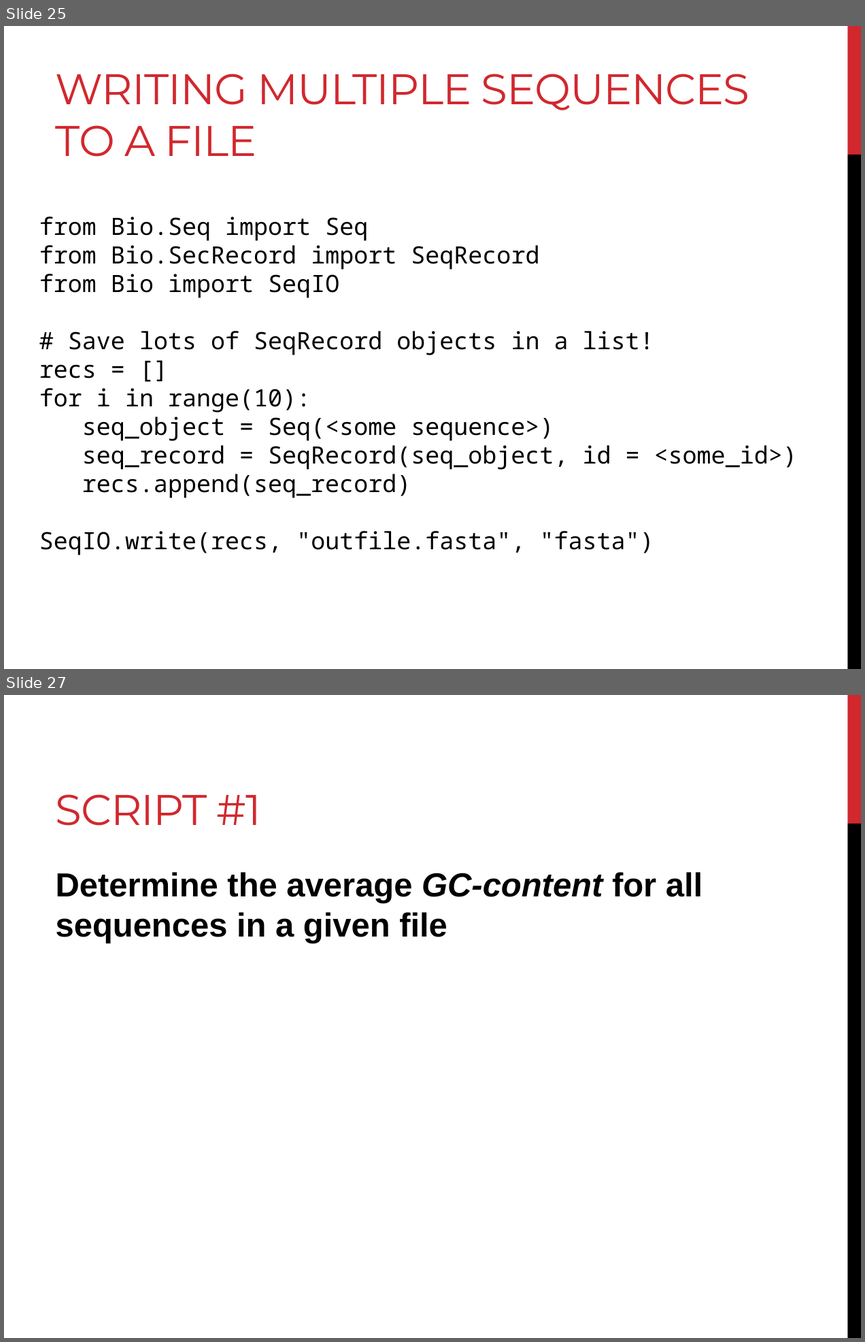
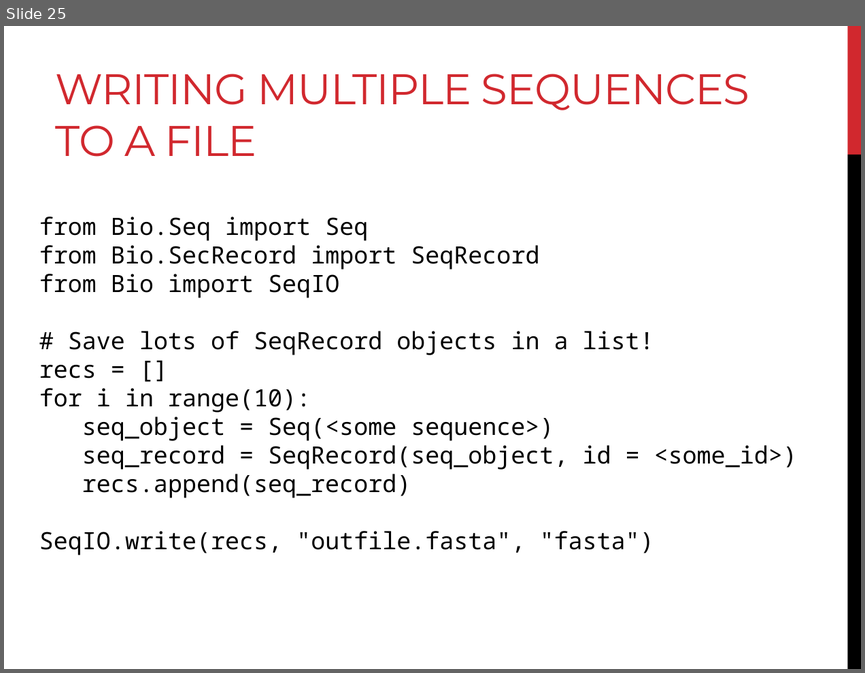
Before and after one commit to BjornFJohansson/ccbb_bigdata2015_python, a slide deck: slides/slides_biopython.pptx. Shown one above the other, each under a label of ours: slides 25 and 27 before the commit, slide 25 after it; the slides between them are not shown. The pictures are 865x1342 and 865x673 pixels, drawn with LibreOffice and Linux fonts; fonts in the diff are those of the drawing. Boxes give left, top, right and bottom in pixels: in the first picture for what was removed or moved away, otherwise in the second. Text is boxed around its words. In the diff, an @@ line names an element or a change of style, - is before the commit and + after.

Commit message:
biopython slides no longer have scripting

```diff
--- a/slides/slides_biopython.pptx
+++ b/slides/slides_biopython.pptx
@@ slide 27 removed at box(4, 695, 861, 1338), background #FFFFFF; not listed: 2 template elements that a slide beside it also shows @@
@@ title removed at box(56, 794, 262, 826) @@
-SCRIPT #1
@@ text removed at box(56, 872, 702, 943) @@
-Determine the average GC-content for all sequences in a given file
```
Also in this commit, not shown: 8 other slides removed, 1 other file.
